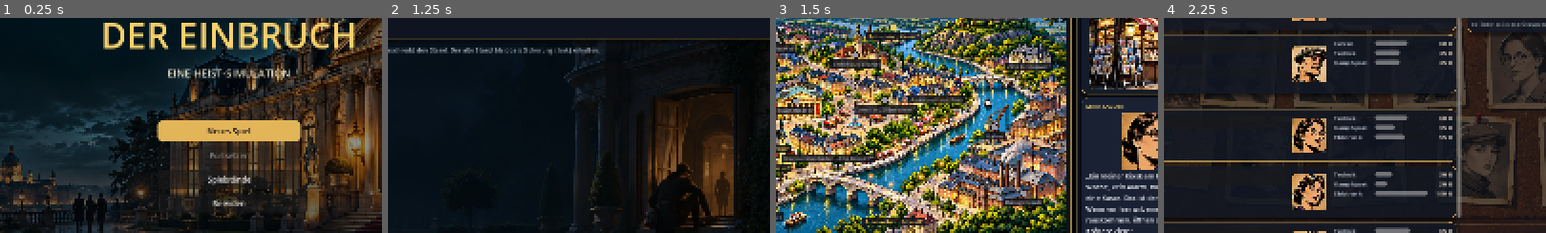
Above: before the commit, frames 1-4 (left to right).
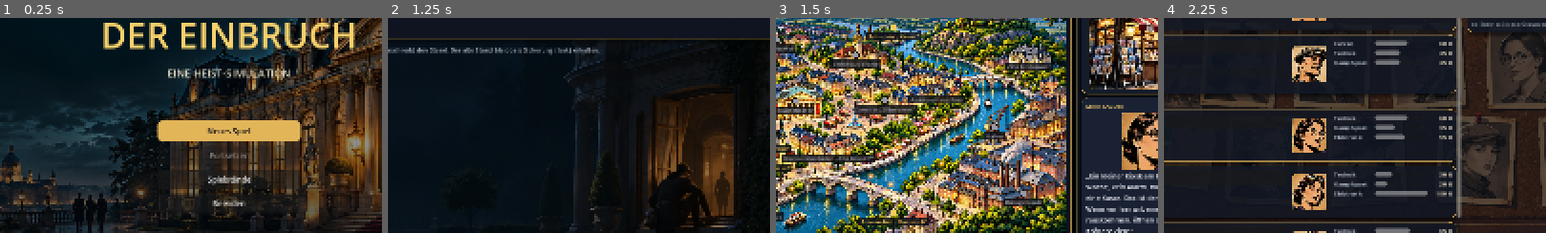
Above: after the commit, the same moments.

Repository: Martin1971-cloud/einbruch
Game: Godot game, scene res://scenes/main.tscn
Same seed, same stepped clock (60 frames per second), same inputs: the game is played once before the commit and once after it.
Inputs:
- Up to frame 1 (0.25 s): no input
- Up to frame 2 (1.25 s): click "Neues Spiel" at 0.5 s
- Up to frame 3 (1.5 s): click "Neues Spiel hier" at 1.25 s
- Up to frame 4 (2.25 s): click "Organisation" at 2 s
The pictures show only the part of the screen within x 20-70%, y 28-78%; the shares and areas given below are measured in that part.

Frames 1-2 are identical in both runs. In frame 3, 0.2% of the frame differs, in the area x 21-40%, y 92-97%; in frame 4, nothing differs.

Commit message:
Autoverleih: Name „Miet mich“
Co-Authored-By: Claude Haiku 5.5 <noreply@anthropic.com>
Claude-Session: https://claude.ai/code/session_01LKpSSULuighKXwyzAG3jU1

Diff:
--- a/godot/scripts/texte.gd
+++ b/godot/scripts/texte.gd
@@ -527,7 +527,7 @@
 		"plan.polizei_laut": "Polizei nach lautem Alarm (Lärm, Melder, Wache): %s–%s Min.",
 		"ort.laden": "Werkzeugladen „Stahlmann“",
 		"ort.autohaus": "Autohaus „Kaiser“",
-		"ort.autoverleih": "Autoverleih „Schnell“",
+		"ort.autoverleih": "Autoverleih „Miet mich“",
 		"ort.autoverleih_info": "Leihwagen mieten. Ohne Fahrzeug kein Einbruch.",
 		"shop.titel_verleih": "Autoverleih",
 		"shop.verleih_kopf": "Leihwagen mieten: je Einbruch zahlst du die Miete, ohne Miete fährt niemand.",
@@ -1266,7 +1266,7 @@
 		"plan.polizei_laut": "Police after a loud alarm (noise, sensor, guard): %s–%s min.",
 		"ort.laden": "Tool shop „Stahlmann“",
 		"ort.autohaus": "Car dealer „Kaiser“",
-		"ort.autoverleih": "Rental office „Schnell“",
+		"ort.autoverleih": "Rental office „Rent me“",
 		"ort.autoverleih_info": "Rent a getaway car. No vehicle, no heist.",
 		"shop.titel_verleih": "Rental office",
 		"shop.verleih_kopf": "Rent a getaway car: you pay the rent per heist, without a car nobody drives.",
